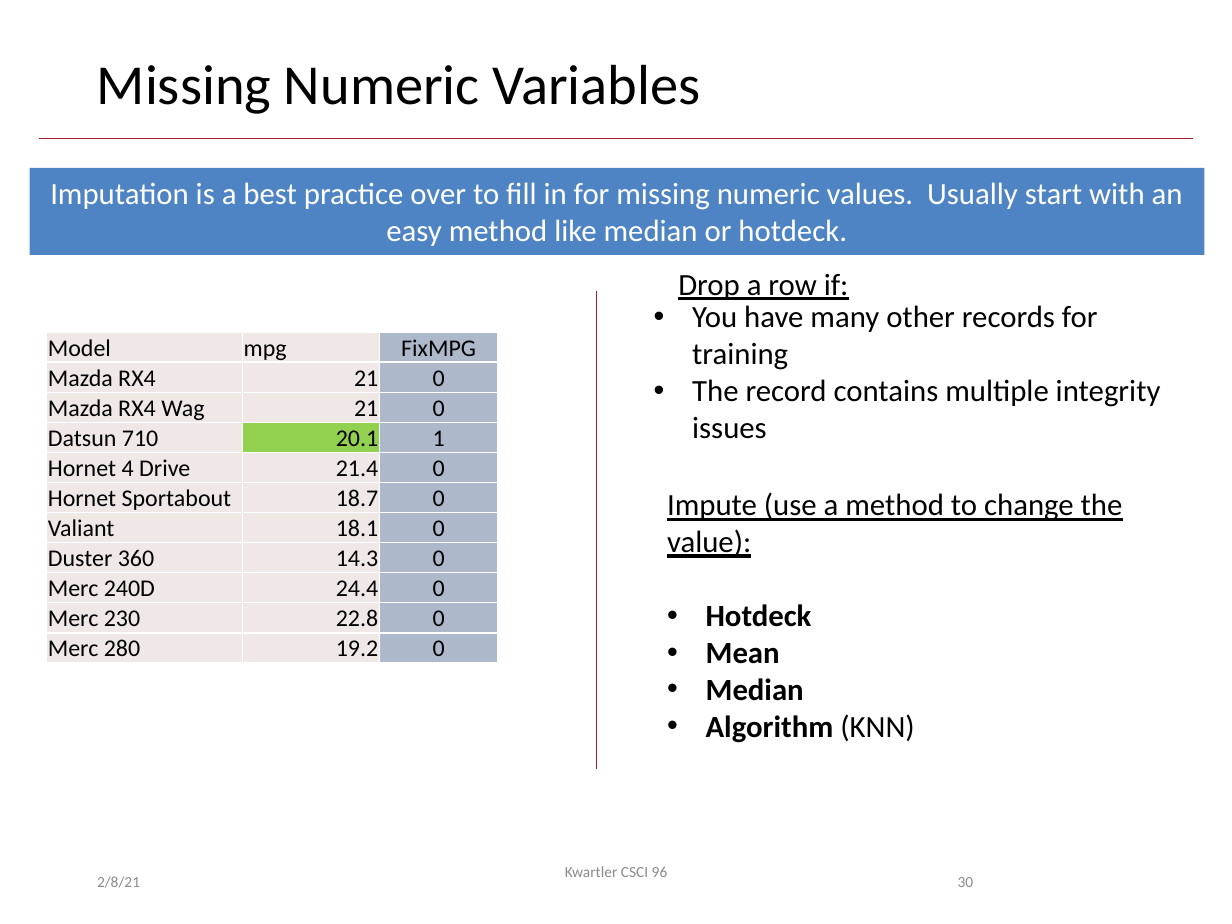
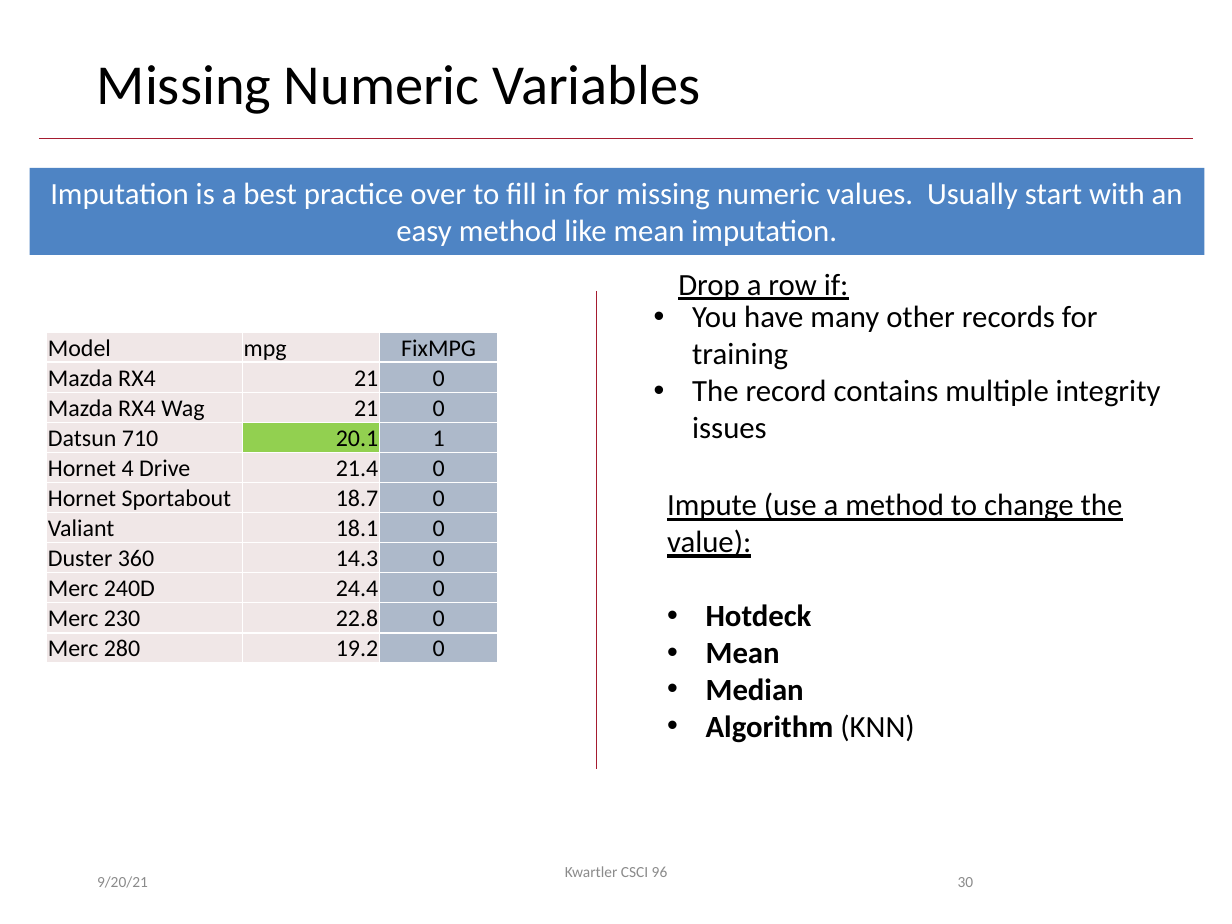
Before and after one commit to kwartler/Harvard_DataMining_Business_Student, a slide deck: slide 30 of Lessons/C_ModelingProcess_DataPrep/DM_Workflow_Preprocessing.pptx. Drawn at 1232x924 pixels with LibreOffice and Linux fonts; fonts in the diff are those of the drawing; background and template pictures are left out. Boxes give left, top, right and bottom in pixels: in the first picture for what was removed or moved away, otherwise in the second. Text is boxed around its words. In the diff, an @@ line names an element or a change of style, - is before the commit and + after.

Commit message:
update slides a bit

```diff
--- a/Lessons/C_ModelingProcess_DataPrep/DM_Workflow_Preprocessing.pptx
+++ b/Lessons/C_ModelingProcess_DataPrep/DM_Workflow_Preprocessing.pptx
@@ text in rectangle at (x1=50, y1=182, x2=1183, y2=246): text changed @@
-Imputation is a best practice over to fill in for missing numeric values. Usually start with an easy method like median or hotdeck.
+Imputation is a best practice over to fill in for missing numeric values. Usually start with an easy method like mean imputation.
@@ text at (x1=97, y1=876, x2=148, y2=888): text changed @@
-2/8/21
+9/20/21
```
Also in this commit, not shown: 65 other slides changed.
